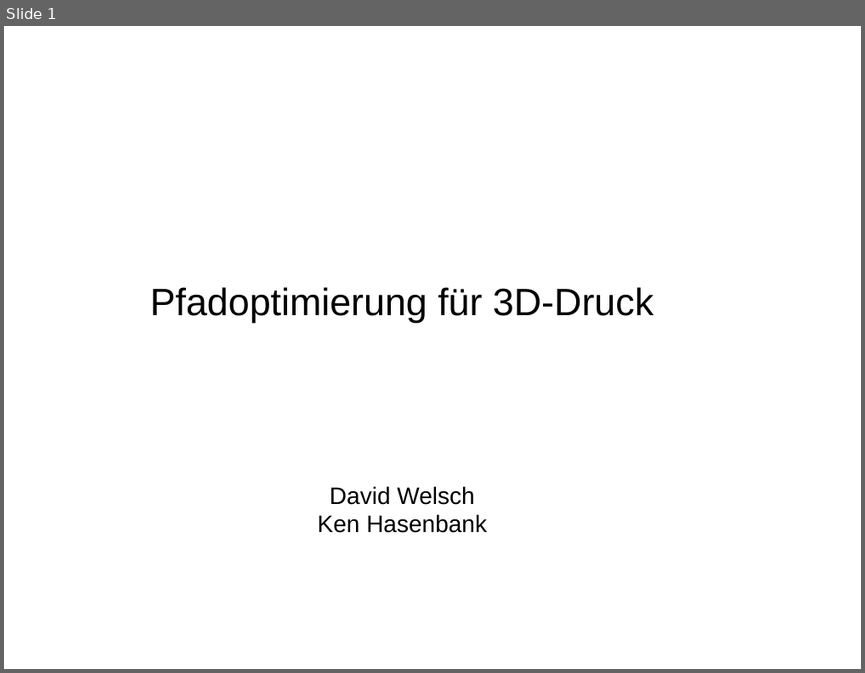
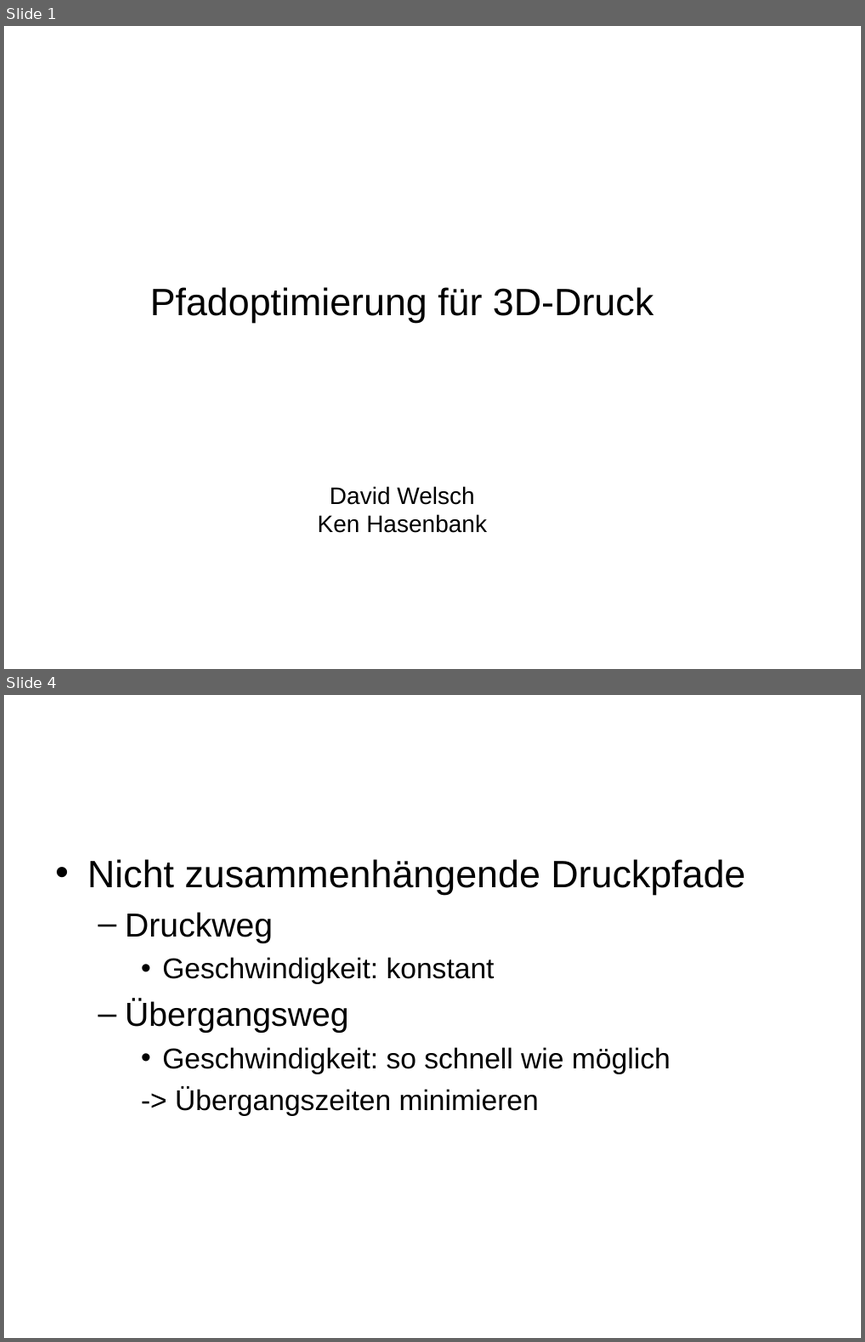
Before and after one commit to khase/MotionPlanning, a slide deck: Seminar/Themenvorschlag-3D-Print.ppt. Shown one above the other, each under a label of ours: slide 1 before the commit, slides 1 and 4 after it; the slides between them are not shown. The pictures are 865x673 and 865x1342 pixels, drawn with LibreOffice and Linux fonts; fonts in the diff are those of the drawing. Boxes give left, top, right and bottom in pixels: in the first picture for what was removed or moved away, otherwise in the second. Text is boxed around its words. In the diff, an @@ line names an element or a change of style, - is before the commit and + after.

```diff
--- a/Seminar/Themenvorschlag-3D-Print.ppt
+++ b/Seminar/Themenvorschlag-3D-Print.ppt
@@ slide 4 added at (x1=4, y1=695, x2=861, y2=1338), background #FFFFFF @@
@@ text added at (x1=87, y1=859, x2=745, y2=1116), 24 pt, text #000000 @@
+• Nicht zusammenhängende Druckpfade
+  – Druckweg
+    • Geschwindigkeit: konstant
+  – Übergangsweg
+    • Geschwindigkeit: so schnell wie möglich
+    -> Übergangszeiten minimieren
```
Also in this commit, not shown: 2 slides changed, 3 other slides added, 1 slide removed.
